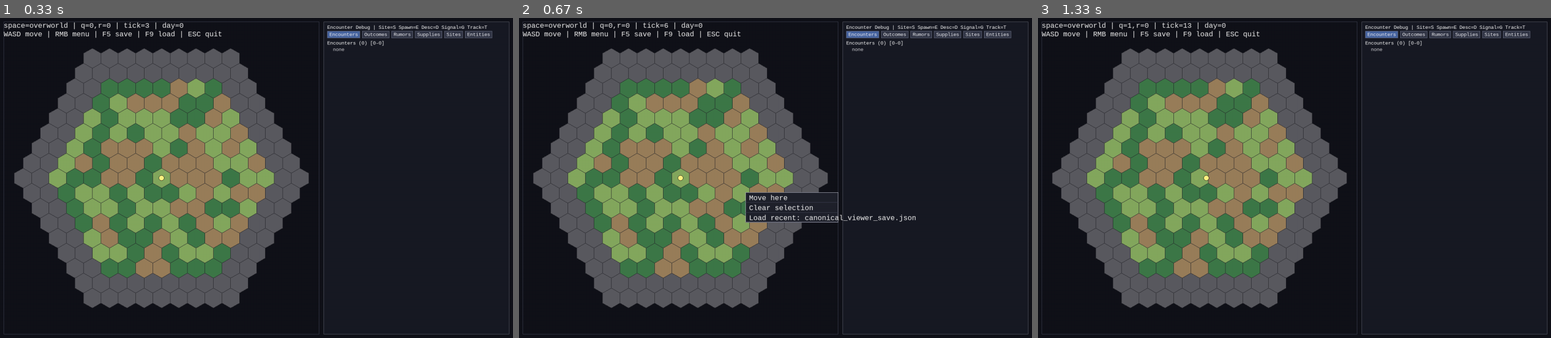
Above: before the commit, frames 1-3 (left to right).
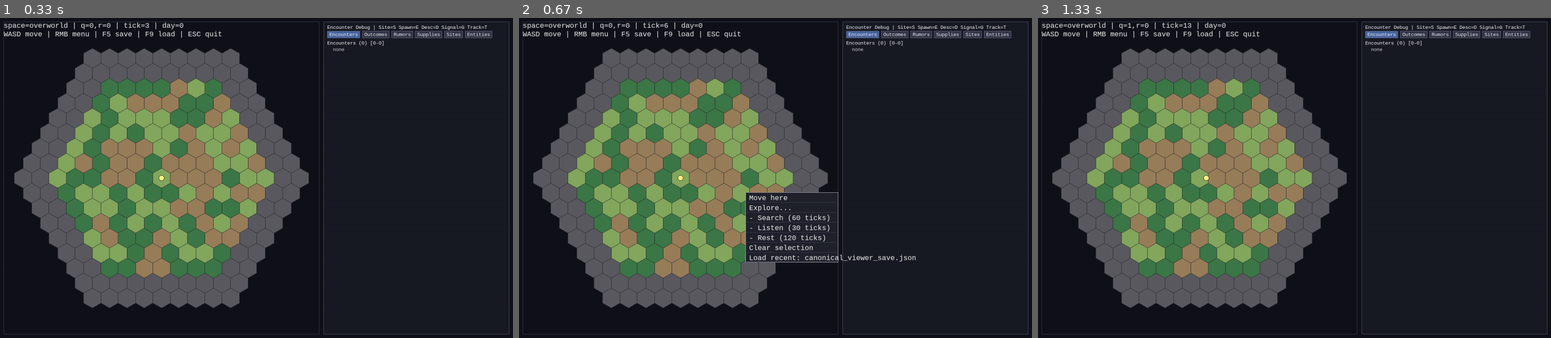
Above: after the commit, the same moments.

Repository: 7seasdotnet/Hexcrawler2
Game: pygame game, started from src/hexcrawler/__main__.py
The game is run twice, just before and just after one commit, with the same random seed, the same clock (stepped at 60 frames per second) and the same inputs.
Inputs (mouse positions are in pixels of both pictures, inside the frame that each line leads up to):
- Up to frame 1 (0.33 s): no input
- Up to frame 2 (0.67 s): right-click (754, 190) at 0.38 s
- Up to frame 3 (1.33 s): click "Move here" at 0.72 s; hold D from 1 s (still down)

Frame 1 is identical in both runs. In frame 2, 1.9% of the frame differs, in the area x 44-78%, y 58-77%; in frame 3, nothing differs.

Commit message:
Add deterministic exploration intents with time-costed outcomes

Diff:
--- a/src/hexcrawler/cli/pygame_viewer.py
+++ b/src/hexcrawler/cli/pygame_viewer.py
@@ -25,6 +25,7 @@
     SpawnMaterializationModule,
 )
 from hexcrawler.sim.hash import simulation_hash, world_hash
+from hexcrawler.sim.exploration import EXPLORATION_OUTCOME_EVENT_TYPE, ExplorationExecutionModule
 from hexcrawler.sim.supplies import SUPPLY_OUTCOME_EVENT_TYPE, SupplyConsumptionModule
 from hexcrawler.sim.location import OVERWORLD_HEX_TOPOLOGY, SQUARE_GRID_TOPOLOGY
 from hexcrawler.sim.movement import axial_to_world_xy, normalized_vector, world_xy_to_axial
@@ -169,6 +170,16 @@
                 entity_id=self.entity_id,
                 command_type="enter_site",
                 params={"site_id": site_id},
+            )
+        )
+
+    def explore_intent(self, action: str, duration_ticks: int) -> None:
+        self.sim.append_command(
+            SimCommand(
+                tick=self.sim.state.tick,
+                entity_id=self.entity_id,
+                command_type="explore_intent",
+                params={"action": action, "duration_ticks": duration_ticks},
             )
         )
 
@@ -707,10 +718,14 @@
     ])
     encounter_rows = recent_signals + recent_tracks + recent_spawns
 
-    filtered_trace = [entry for entry in sim.get_event_trace() if entry.get("event_type") == ENCOUNTER_ACTION_OUTCOME_EVENT_TYPE]
+    filtered_trace = [
+        entry
+        for entry in sim.get_event_trace()
+        if entry.get("event_type") in {ENCOUNTER_ACTION_OUTCOME_EVENT_TYPE, EXPLORATION_OUTCOME_EVENT_TYPE}
+    ]
     outcome_rows = _section_entries([
         (
-            f"tick={entry.get('tick', '?')} action_uid={params.get('action_uid', '?')} action={params.get('action_type', '?')} "
+            f"tick={entry.get('tick', '?')} action_uid={params.get('action_uid', '?')} action={params.get('action_type', params.get('action', '?'))} "
             f"outcome={params.get('outcome', '?')} template={params.get('template_id', '-') or '-'}"
         )
         for entry in filtered_trace
@@ -980,6 +995,14 @@
         return
     sim.register_rule_module(SupplyConsumptionModule())
 
+
+
+def _register_exploration_module(sim: Simulation) -> None:
+    if sim.get_rule_module(ExplorationExecutionModule.name) is not None:
+        return
+    sim.register_rule_module(ExplorationExecutionModule())
+
+
 def _register_encounter_modules(sim: Simulation) -> None:
     if sim.get_rule_module(EncounterCheckModule.name) is not None:
         return
@@ -997,6 +1020,7 @@
     if with_encounters:
         _register_encounter_modules(sim)
     sim.add_entity(EntityState.from_hex(entity_id=PLAYER_ID, hex_coord=HexCoord(0, 0), speed_per_tick=0.22))
+    _register_exploration_module(sim)
     _register_supply_module(sim)
     return sim
 
@@ -1008,6 +1032,7 @@
         _register_encounter_modules(sim)
     if PLAYER_ID not in sim.state.entities:
         sim.add_entity(EntityState.from_hex(entity_id=PLAYER_ID, hex_coord=HexCoord(0, 0), speed_per_tick=0.22))
+    _register_exploration_module(sim)
     if SupplyConsumptionModule.name in sim.state.rules_state or PLAYER_ID in sim.state.entities:
         _register_supply_module(sim)
     print(
@@ -1141,6 +1166,10 @@
                         if site is not None and site.entrance is not None:
                             site_label = site.name if site.name else site.site_id
                             items.append(ContextMenuItem(label=f"Enter {site_label}", action="enter_site", payload=site.site_id))
+                items.append(ContextMenuItem(label="Explore...", action="noop"))
+                items.append(ContextMenuItem(label="- Search (60 ticks)", action="explore", payload="search:60"))
+                items.append(ContextMenuItem(label="- Listen (30 ticks)", action="explore", payload="listen:30"))
+                items.append(ContextMenuItem(label="- Rest (120 ticks)", action="explore", payload="rest:120"))
                 items.append(ContextMenuItem(label="Clear selection", action="clear_selection"))
             else:
                 world_x, world_y = _pixel_to_world(event_pos[0], event_pos[1], world_center)
@@ -1155,6 +1184,10 @@
                             items.append(ContextMenuItem(label=f"- {site.site_id} ({site.site_type})", action="noop"))
                             if site.entrance is not None:
                                 items.append(ContextMenuItem(label=f"Enter {site_label}", action="enter_site", payload=site.site_id))
+                    items.append(ContextMenuItem(label="Explore...", action="noop"))
+                    items.append(ContextMenuItem(label="- Search (60 ticks)", action="explore", payload="search:60"))
+                    items.append(ContextMenuItem(label="- Listen (30 ticks)", action="explore", payload="listen:30"))
+                    items.append(ContextMenuItem(label="- Rest (120 ticks)", action="explore", payload="rest:120"))
                     items.append(ContextMenuItem(label="Clear selection", action="clear_selection"))
         items.extend(build_recent_save_items())
         if not items:
@@ -1254,6 +1287,9 @@
                             load_simulation_from_path(item.payload)
                         elif item.action == "enter_site" and item.payload is not None:
                             controller.enter_site(item.payload)
+                        elif item.action == "explore" and item.payload is not None:
+                            action, duration_str = item.payload.split(":", 1)
+                            controller.explore_intent(action, int(duration_str))
                 context_menu = None
 
         move_x, move_y = _current_input_vector()
--- a/src/hexcrawler/sim/core.py
+++ b/src/hexcrawler/sim/core.py
@@ -520,6 +520,10 @@
             self._execute_inventory_intent(command, command_index=command_index)
             return
 
+        for module in self.rule_modules:
+            if module.on_command(self, command, command_index):
+                return
+
         entity_id = command.entity_id
         if entity_id is None or entity_id not in self.state.entities:
             return
--- /dev/null
+++ b/src/hexcrawler/sim/exploration.py
@@ -0,0 +1,182 @@
+from __future__ import annotations
+
+import copy
+import math
+from typing import Any
+
+from hexcrawler.sim.core import SimCommand, SimEvent, Simulation
+from hexcrawler.sim.location import LocationRef, OVERWORLD_HEX_TOPOLOGY, SQUARE_GRID_TOPOLOGY
+from hexcrawler.sim.rules import RuleModule
+
+EXPLORE_INTENT_COMMAND_TYPE = "explore_intent"
+EXPLORE_EXECUTE_EVENT_TYPE = "explore_execute"
+EXPLORATION_OUTCOME_EVENT_TYPE = "exploration_outcome"
+
+
+class ExplorationExecutionModule(RuleModule):
+    name = "exploration"
+
+    _SUPPORTED_ACTIONS = {"search", "listen", "rest"}
+    _STATE_SCHEDULED_ACTION_UIDS = "scheduled_action_uids"
+    _STATE_COMPLETED_ACTION_UIDS = "completed_action_uids"
+
+    def on_command(self, sim: Simulation, command: SimCommand, command_index: int) -> bool:
+        if command.command_type != EXPLORE_INTENT_COMMAND_TYPE:
+            return False
+
+        action_uid = f"{command.tick}:{command_index}"
+        state = self._rules_state(sim)
+        scheduled = set(state[self._STATE_SCHEDULED_ACTION_UIDS])
+        completed = set(state[self._STATE_COMPLETED_ACTION_UIDS])
+
+        action = command.params.get("action")
+        duration_ticks = command.params.get("duration_ticks")
+
+        if not isinstance(action, str) or action not in self._SUPPORTED_ACTIONS:
+            self._schedule_outcome(
+                sim,
+                tick=command.tick,
+                entity_id=command.entity_id,
+                action=action if isinstance(action, str) else "",
+                action_uid=action_uid,
+                outcome="invalid_action",
+                location=None,
+            )
+            return True
+
+        if not isinstance(duration_ticks, int) or duration_ticks <= 0:
+            self._schedule_outcome(
+                sim,
+                tick=command.tick,
+                entity_id=command.entity_id,
+                action=action,
+                action_uid=action_uid,
+                outcome="invalid_duration_ticks",
+                location=None,
+            )
+            return True
+
+        if command.entity_id is None or command.entity_id not in sim.state.entities:
+            self._schedule_outcome(
+                sim,
+                tick=command.tick,
+                entity_id=command.entity_id,
+                action=action,
+                action_uid=action_uid,
+                outcome="unknown_entity",
+                location=None,
+            )
+            return True
+
+        if action_uid in scheduled or action_uid in completed:
+            self._schedule_outcome(
+                sim,
+                tick=command.tick,
+                entity_id=command.entity_id,
+                action=action,
+                action_uid=action_uid,
+                outcome="already_scheduled",
+                location=self._entity_location(sim, entity_id=command.entity_id),
+            )
+            return True
+
+        sim.schedule_event_at(
+            tick=command.tick + duration_ticks,
+            event_type=EXPLORE_EXECUTE_EVENT_TYPE,
+            params={
+                "entity_id": command.entity_id,
+                "action": action,
+                "action_uid": action_uid,
+            },
+        )
+        scheduled.add(action_uid)
+        state[self._STATE_SCHEDULED_ACTION_UIDS] = sorted(scheduled)
+        sim.set_rules_state(self.name, state)
+        return True
+
+    def on_event_executed(self, sim: Simulation, event: SimEvent) -> None:
+        if event.event_type != EXPLORE_EXECUTE_EVENT_TYPE:
+            return
+
+        action_uid = str(event.params.get("action_uid", ""))
+        if not action_uid:
+            raise ValueError("explore_execute action_uid must be a non-empty string")
+
+        state = self._rules_state(sim)
+        scheduled = set(state[self._STATE_SCHEDULED_ACTION_UIDS])
+        completed = set(state[self._STATE_COMPLETED_ACTION_UIDS])
+        if action_uid in completed:
+            return
+
+        entity_id_raw = event.params.get("entity_id")
+        entity_id = str(entity_id_raw) if isinstance(entity_id_raw, str) else None
+        action = str(event.params.get("action", ""))
+        location = self._entity_location(sim, entity_id=entity_id) if entity_id is not None else None
+
+        self._schedule_outcome(
+            sim,
+            tick=event.tick,
+            entity_id=entity_id,
+            action=action,
+            action_uid=action_uid,
+            outcome="completed",
+            location=location,
+        )
+
+        scheduled.discard(action_uid)
+        completed.add(action_uid)
+        state[self._STATE_SCHEDULED_ACTION_UIDS] = sorted(scheduled)
+        state[self._STATE_COMPLETED_ACTION_UIDS] = sorted(completed)
+        sim.set_rules_state(self.name, state)
+
+    def _rules_state(self, sim: Simulation) -> dict[str, Any]:
+        state = sim.get_rules_state(self.name)
+        scheduled = state.get(self._STATE_SCHEDULED_ACTION_UIDS, [])
+        completed = state.get(self._STATE_COMPLETED_ACTION_UIDS, [])
+        if not isinstance(scheduled, list):
+            raise ValueError("exploration.rules_state.scheduled_action_uids must be a list")
+        if not isinstance(completed, list):
+            raise ValueError("exploration.rules_state.completed_action_uids must be a list")
+        normalized_scheduled = sorted({str(uid) for uid in scheduled if isinstance(uid, str) and uid})
+        normalized_completed = sorted({str(uid) for uid in completed if isinstance(uid, str) and uid})
+        return {
+            self._STATE_SCHEDULED_ACTION_UIDS: normalized_scheduled,
+            self._STATE_COMPLETED_ACTION_UIDS: normalized_completed,
+        }
+
+    def _schedule_outcome(
+        self,
+        sim: Simulation,
+        *,
+        tick: int,
+        entity_id: str | None,
+        action: str,
+        action_uid: str,
+        outcome: str,
+        location: LocationRef | None,
+    ) -> None:
+        params: dict[str, Any] = {
+            "tick": tick,
+            "entity_id": entity_id,
+            "action": action,
+            "action_uid": action_uid,
+            "outcome": outcome,
+        }
+        if location is not None:
+            params["location"] = location.to_dict()
+        sim.schedule_event_at(
+            tick=tick,
+            event_type=EXPLORATION_OUTCOME_EVENT_TYPE,
+            params=copy.deepcopy(params),
+        )
+
+    def _entity_location(self, sim: Simulation, *, entity_id: str) -> LocationRef:
+        entity = sim.state.entities[entity_id]
+        space = sim.state.world.spaces.get(entity.space_id)
+        if space is not None and space.topology_type == SQUARE_GRID_TOPOLOGY:
+            return LocationRef(
+                space_id=entity.space_id,
+                topology_type=SQUARE_GRID_TOPOLOGY,
+                coord={"x": math.floor(entity.position_x), "y": math.floor(entity.position_y)},
+            )
+        return LocationRef(space_id=entity.space_id, topology_type=OVERWORLD_HEX_TOPOLOGY, coord=entity.hex_coord.to_dict())
--- a/src/hexcrawler/sim/rules.py
+++ b/src/hexcrawler/sim/rules.py
@@ -3,7 +3,7 @@
 from typing import TYPE_CHECKING
 
 if TYPE_CHECKING:
-    from hexcrawler.sim.core import SimEvent, Simulation
+    from hexcrawler.sim.core import SimCommand, SimEvent, Simulation
 
 
 class RuleModule:
@@ -24,5 +24,10 @@
     def on_tick_end(self, sim: Simulation, tick: int) -> None:
         """Called at the end of each authoritative simulation tick."""
 
+
+    def on_command(self, sim: Simulation, command: SimCommand, command_index: int) -> bool:
+        """Called for each command at its scheduled tick; return True when handled."""
+        return False
+
     def on_event_executed(self, sim: Simulation, event: SimEvent) -> None:
         """Called after each event is executed on its scheduled tick."""
--- /dev/null
+++ b/tests/test_exploration_execution_module.py
@@ -0,0 +1,129 @@
+from pathlib import Path
+
+from hexcrawler.content.io import load_game_json, load_world_json, save_game_json
+from hexcrawler.sim.core import EntityState, SimCommand, Simulation
+from hexcrawler.sim.exploration import EXPLORATION_OUTCOME_EVENT_TYPE, ExplorationExecutionModule
+from hexcrawler.sim.hash import simulation_hash
+from hexcrawler.sim.world import HexCoord
+
+
+def _build_sim(seed: int = 101) -> Simulation:
+    sim = Simulation(world=load_world_json("content/examples/basic_map.json"), seed=seed)
+    sim.add_entity(EntityState.from_hex(entity_id="scout", hex_coord=HexCoord(0, 0), speed_per_tick=0.2))
+    sim.register_rule_module(ExplorationExecutionModule())
+    return sim
+
+
+def _outcomes(sim: Simulation) -> list[dict[str, object]]:
+    return [entry for entry in sim.get_event_trace() if entry.get("event_type") == EXPLORATION_OUTCOME_EVENT_TYPE]
+
+
+def test_exploration_replay_hash_identity_same_seed_same_inputs() -> None:
+    sim_a = _build_sim(seed=555)
+    sim_b = _build_sim(seed=555)
+
+    for sim in (sim_a, sim_b):
+        sim.append_command(
+            SimCommand(
+                tick=0,
+                entity_id="scout",
+                command_type="explore_intent",
+                params={"action": "search", "duration_ticks": 60},
+            )
+        )
+        sim.append_command(
+            SimCommand(
+                tick=5,
+                entity_id="scout",
+                command_type="explore_intent",
+                params={"action": "listen", "duration_ticks": 30},
+            )
+        )
+
+    sim_a.advance_ticks(120)
+    sim_b.advance_ticks(120)
+
+    assert simulation_hash(sim_a) == simulation_hash(sim_b)
+
+
+def test_save_load_mid_exploration_does_not_double_complete(tmp_path: Path) -> None:
+    sim = _build_sim(seed=202)
+    sim.append_command(
+        SimCommand(
+            tick=0,
+            entity_id="scout",
+            command_type="explore_intent",
+            params={"action": "rest", "duration_ticks": 20},
+        )
+    )
+
+    sim.advance_ticks(10)
+    save_path = tmp_path / "exploration_save.json"
+    save_game_json(save_path, sim.state.world, sim)
+
+    _, loaded = load_game_json(save_path)
+    loaded.register_rule_module(ExplorationExecutionModule())
+    loaded.advance_ticks(20)
+
+    completed = [entry for entry in _outcomes(loaded) if entry.get("params", {}).get("outcome") == "completed"]
+    assert len(completed) == 1
+
+
+def test_exploration_outcome_emitted_once_per_intent_even_if_execute_event_requeued() -> None:
+    sim = _build_sim(seed=303)
+    sim.append_command(
+        SimCommand(
+            tick=0,
+            entity_id="scout",
+            command_type="explore_intent",
+            params={"action": "search", "duration_ticks": 5},
+        )
+    )
+    sim.advance_ticks(6)
+
+    completed = [entry for entry in _outcomes(sim) if entry.get("params", {}).get("outcome") == "completed"]
+    assert len(completed) == 1
+    params = completed[0]["params"]
+    action_uid = params["action_uid"]
+    sim.schedule_event_at(tick=sim.state.tick, event_type="explore_execute", params={"entity_id": "scout", "action": "search", "action_uid": action_uid})
+
+    sim.advance_ticks(2)
+
+    completed = [entry for entry in _outcomes(sim) if entry.get("params", {}).get("outcome") == "completed"]
+    assert len(completed) == 1
+
+
+def test_exploration_duration_ticks_respected() -> None:
+    sim = _build_sim(seed=404)
+    sim.append_command(
+        SimCommand(
+            tick=0,
+            entity_id="scout",
+            command_type="explore_intent",
+            params={"action": "listen", "duration_ticks": 7},
+        )
+    )
+
+    sim.advance_ticks(10)
+
+    outcomes = [entry for entry in _outcomes(sim) if entry.get("params", {}).get("outcome") == "completed"]
+    assert len(outcomes) == 1
+    assert outcomes[0]["tick"] == 7
+
+
+def test_invalid_exploration_action_emits_deterministic_failure_outcome() -> None:
+    sim = _build_sim(seed=505)
+    sim.append_command(
+        SimCommand(
+            tick=0,
+            entity_id="scout",
+            command_type="explore_intent",
+            params={"action": "dig", "duration_ticks": 5},
+        )
+    )
+
+    sim.advance_ticks(2)
+
+    outcomes = _outcomes(sim)
+    assert len(outcomes) == 1
+    assert outcomes[0]["params"]["outcome"] == "invalid_action"
Not shown, changed: docs/STATUS.md
